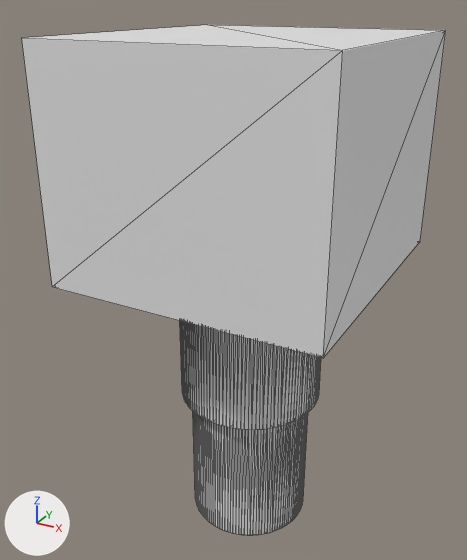
The glTF model products/flacmn_deck_pro_housing/render_src/render/export/geometry/parts/enc_small.glb: old version first, new version second.
The view is the same before and after, from a 50 mm camera at (0.2212, -0.0822, 0.0125) aimed at (0.2074, -0.057, -0.0001). The axes (+X, +Y, +Z) are drawn at lower left. The lights are the same throughout. The picture after the commit comes second. Mesh edges are drawn as thin lines. Vertices at exactly the same position are counted once.

Script lines for the objects in view, before the commit:
```python
me_enc_small = bpy.data.meshes.new('enc_small')
me_enc_small.from_pydata(...)  # 512 vertices, 1020 faces; spans x 0.2021..0.2146, y -0.0636..-0.0502, z -0.013..0.0111
ob_export_enc_small = bpy.data.objects.new('_export_enc_small', me_enc_small)
ob_export_enc_small.location = (0.0, 0.0, 0.0)
```
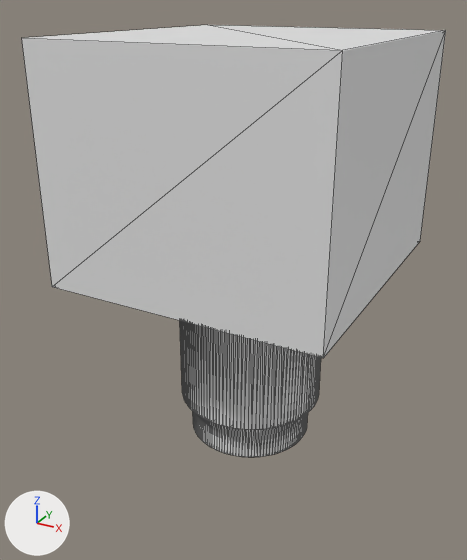
Changed parts and their boxes (x1, y1, x2, y2) in the pictures (467 x 560 px; the box of a moved part takes in the faces that stretch with it):
'_export_enc_small', reshaped (15% shorter): before (22, 25, 446, 535); after (22, 25, 446, 457)
part 1 of me_enc_small, moved or reshaped: before (193, 412, 308, 535); after (193, 412, 308, 457)

The change in detail:
me_enc_small is used by ob_export_enc_small; location (0.0, 0.0, 0.0).
me_enc_small had 512 vertices, 1020 faces and spanned x 0.2021..0.2146, y -0.0636..-0.0502, z -0.013..0.0111.
me_enc_small now has 512 vertices, 1020 faces and spans x 0.2021..0.2146, y -0.0636..-0.0502, z -0.008..0.0111.
me_enc_small part 1: all 126 vertices in x 0.2053..0.2113, y -0.0599..-0.0539, z -0.013 are moved by (0.0, 0.0, 0.005).
